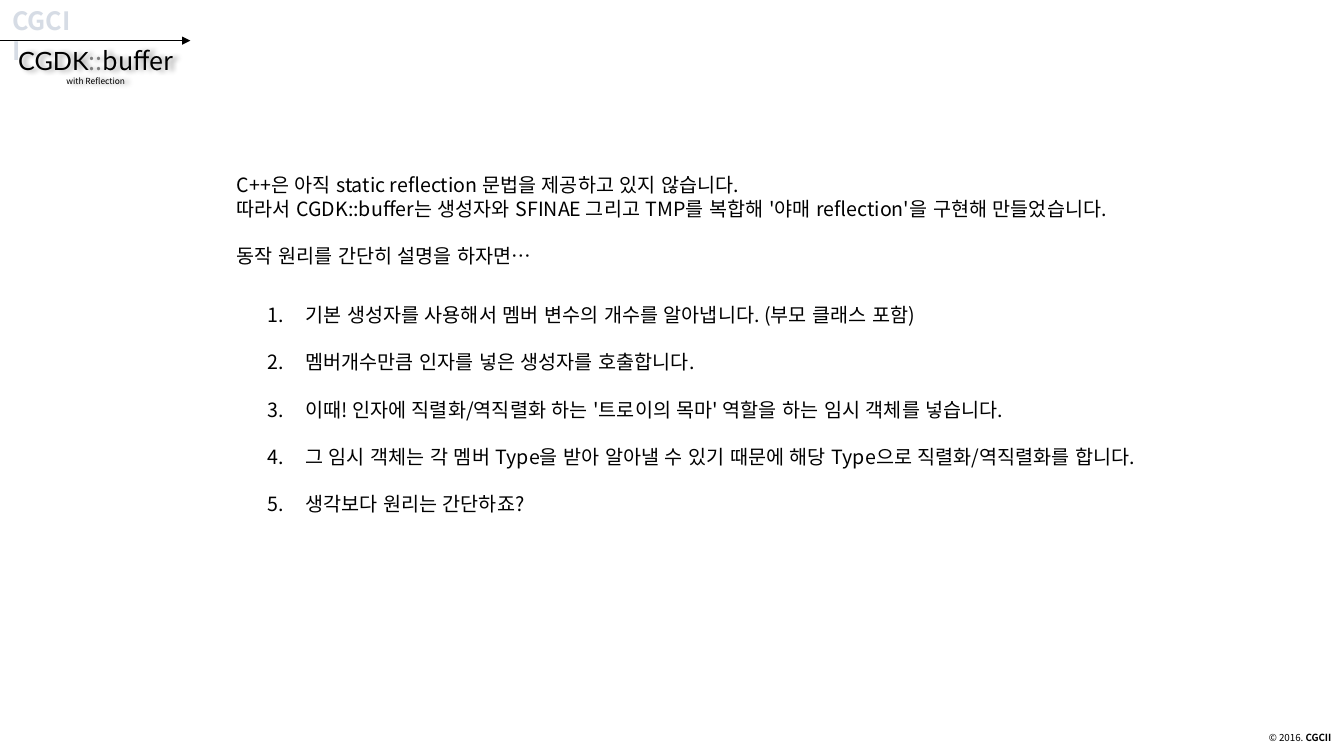
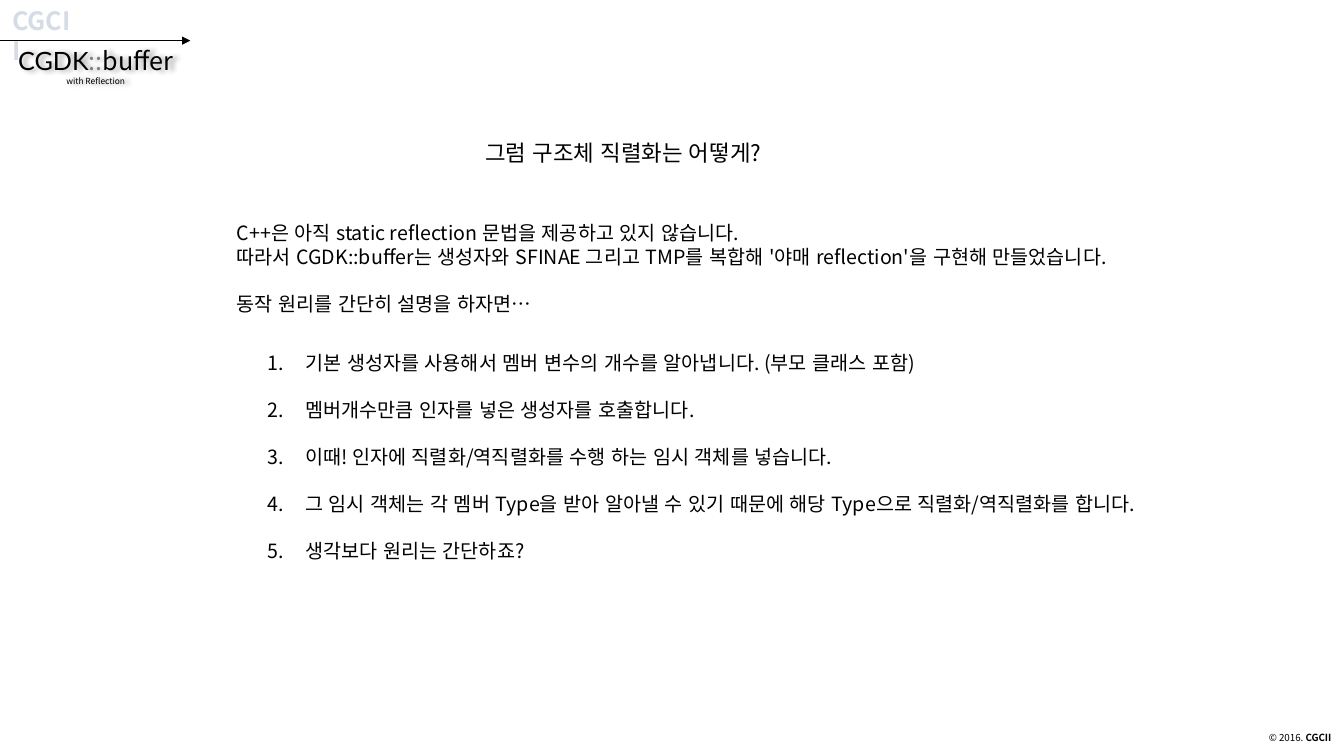
Before and after one commit to CGLabs/CGDK.buffer, a slide deck: slide 87 of C++/document/intruduce_CGDK.buffer.pptx (slide 85 before the commit). Drawn at 1344x756 pixels with LibreOffice and Linux fonts; fonts in the diff are those of the drawing. Boxes give left, top, right and bottom in pixels: in the first picture for what was removed or moved away, otherwise in the second. Text is boxed around its words. In the diff, an @@ line names an element or a change of style, - is before the commit and + after.

```diff
--- a/C++/document/intruduce_CGDK.buffer.pptx
+++ b/C++/document/intruduce_CGDK.buffer.pptx
@@ text added at (485,142,761,163), 16 pt, text #000000 @@
+그럼 구조체 직렬화는 어떻게?
@@ text "C++은 아직 static reflection 문법을 ...": place and size @@
-text "C++은 아직 static reflection 문법을 ..." at (237,175,1107,265)
+text "C++은 아직 static reflection 문법을 ..." at (237,223,1107,313)
@@ text "기본 생성자를 사용해서 멤버 변수의 ...": place and size @@
-text "기본 생성자를 사용해서 멤버 변수의 ..." at (305,305,1135,513)
+text "기본 생성자를 사용해서 멤버 변수의 ..." at (305,353,1135,560)
@@ text at (305,447,833,468): text changed @@
-3. 이때! 인자에 직렬화/역직렬화 하는 '트로이의 목마' 역할을 하는 임시 객체를 넣습니다.
+3. 이때! 인자에 직렬화/역직렬화를 수행 하는 임시 객체를 넣습니다.
```
Also in this commit, not shown: 24 other slides changed, 2 slides added, 1 other file.
